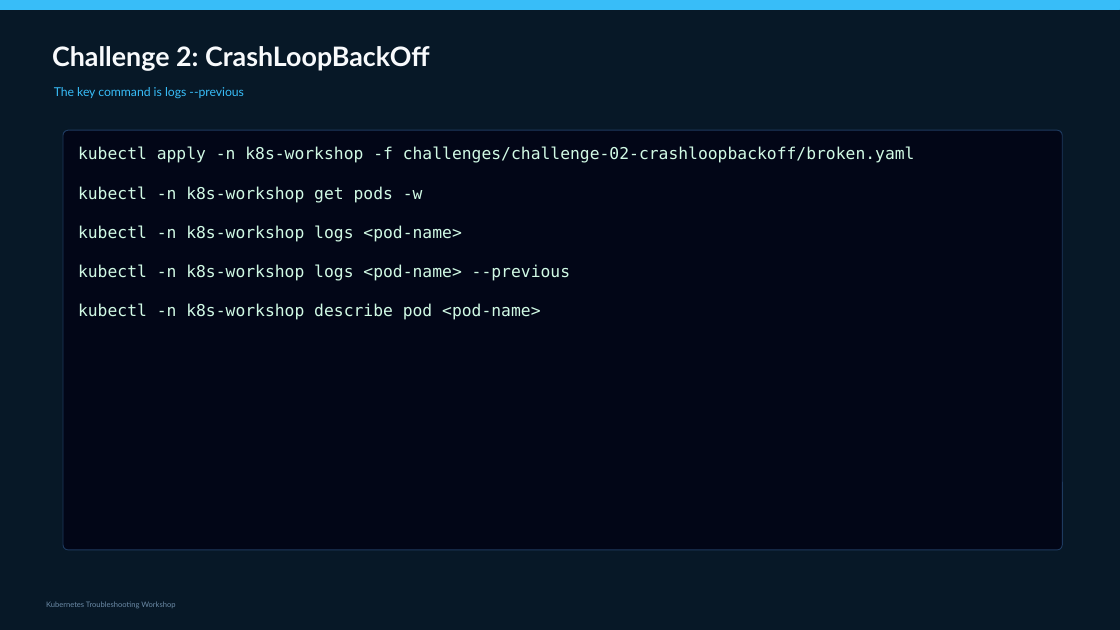
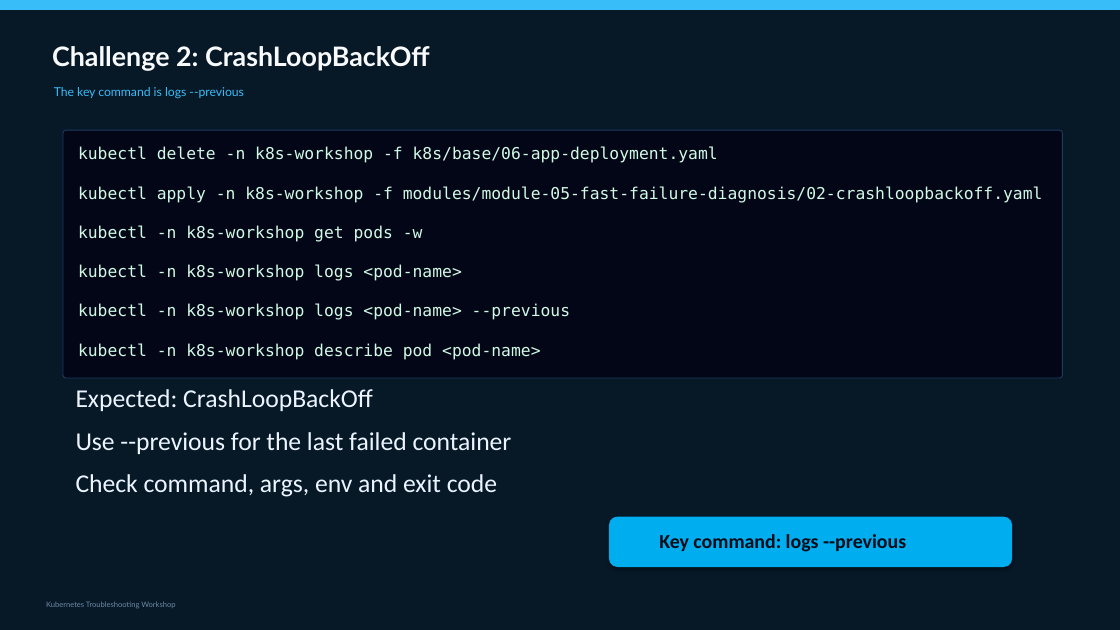
Before and after one commit to slaneslane/k8s-workshop-2, a slide deck: slide 59 of presentations/K8s_Troubleshooting_Workshop_FULL.pptx (slide 56 before the commit). Drawn at 1120x630 pixels with LibreOffice and Linux fonts; fonts in the diff are those of the drawing. Boxes give left, top, right and bottom in pixels: in the first picture for what was removed or moved away, otherwise in the second. Text is boxed around its words. In the diff, an @@ line names an element or a change of style, - is before the commit and + after.

Commit message:
Module 6 fixed

```diff
--- a/presentations/K8s_Troubleshooting_Workshop_FULL.pptx
+++ b/presentations/K8s_Troubleshooting_Workshop_FULL.pptx
@@ rounded rectangle: place and size @@
-rounded rectangle at box(63, 130, 1063, 550)
+rounded rectangle at box(63, 130, 1063, 378)
@@ text at box(78, 146, 1043, 203): text changed @@
-kubectl apply -n k8s-workshop -f challenges/challenge-02-crashloopbackoff/broken.yaml
+kubectl delete -n k8s-workshop -f k8s/base/06-app-deployment.yaml
+kubectl apply -n k8s-workshop -f modules/module-05-fast-failure-diagnosis/02-crashloopbackoff.yaml
@@ text added at box(76, 389, 512, 497), 22 pt, text #EBF4FF @@
+Expected: CrashLoopBackOff
+Use --previous for the last failed container
+Check command, args, env and exit code
@@ rounded rectangle added at box(609, 517, 1012, 567), fill #00AEEF @@
@@ text added at box(659, 534, 906, 552), 17 pt, text #020C19, bold @@
+Key command: logs --previous
```
Also in this commit, not shown: 2 other slides changed, 5 slides added, 2 other files.
